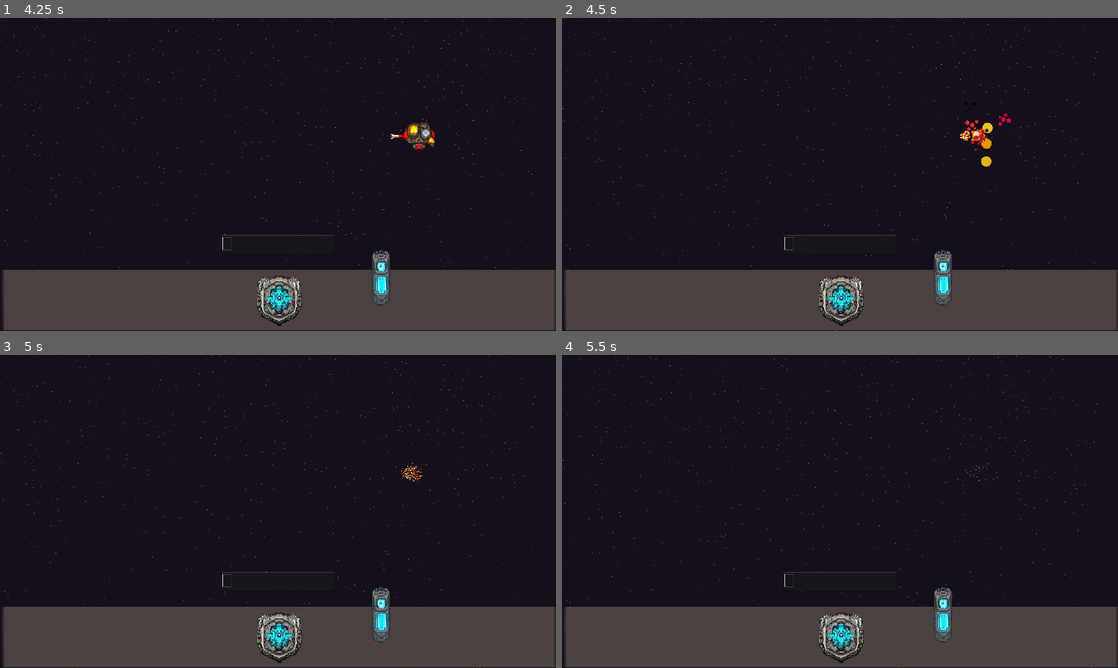
Above: before the commit, frames 1-4 (two rows, left to right).
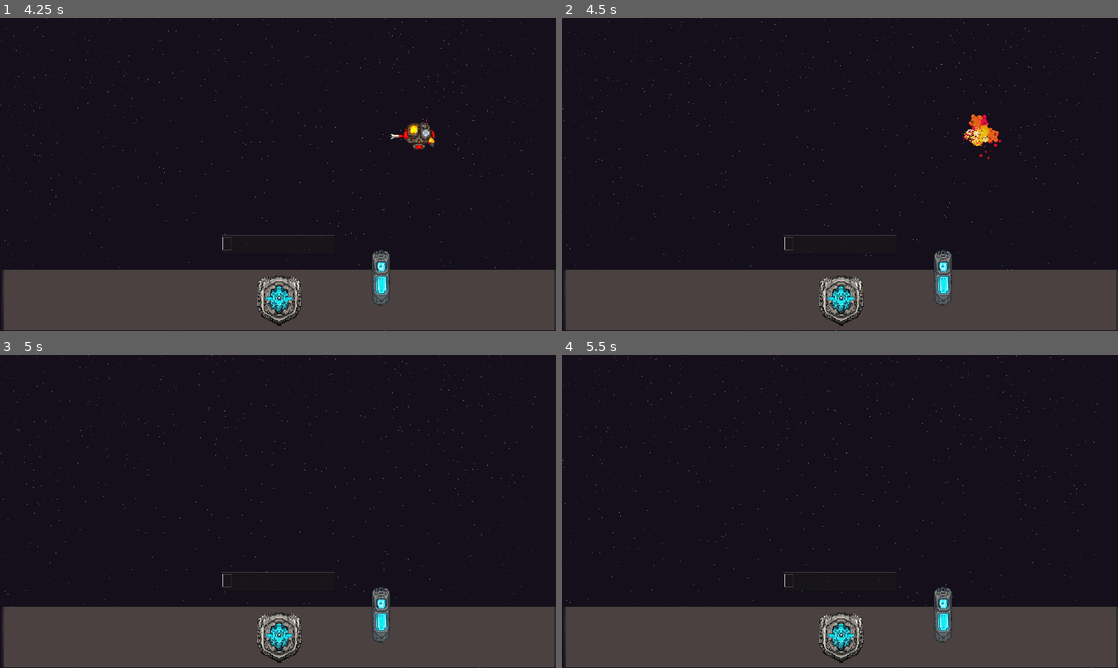
Above: after the commit, the same moments.

Repository: HephaistosForge/LinguaCaelestia
Game: Godot game, scene res://ui/main_menu/main_menu.tscn
The game is run twice, just before and just after one commit, with the same random seed, the same clock (stepped at 60 frames per second) and the same inputs.
Inputs (mouse positions are in pixels of both pictures, inside the frame that each line leads up to):
- Up to frame 1 (4.25 s): click "Play" at 0.5 s; click (278, 243) at 1.27 s; type "bibliothek" at 1.35 s
- Up to frame 2 (4.5 s): no input
- Up to frame 3 (5 s): no input
- Up to frame 4 (5.5 s): no input

Frame 1 is identical in both runs. In frame 2, 0.6% of the frame differs, in the area x 71-81%, y 26-48%; in frame 3, less than 0.1%; in frame 4, less than 0.1%.

Commit message:
Fix shiels intercepting rockets

Diff:
--- a/entities/enemies/ship.gd
+++ b/entities/enemies/ship.gd
@@ -23,6 +23,7 @@
 	$TypedLabel.connect("correctly_typed", _on_typed_label)
 	if is_instance_valid(mothership):
 		projectile_targets = mothership.get_projectile_targets()
+	$TypedLabel.set_color(language.color)
 
 func reduce_hp(by):
 	hp -= by
@@ -43,7 +44,8 @@
 			rocket.accel = accel
 			rocket.max_speed = max_speed
 			rocket.seek = target
-			rocket.rotation_speed = 0.2
+			rocket.rotation_speed = 1
+			rocket.language = language
 			add_sibling(rocket)
 			rocket.global_position = child.global_position
 			if is_instance_valid(mothership):
--- a/entities/mothership/Shield.gd
+++ b/entities/mothership/Shield.gd
@@ -5,6 +5,10 @@
 
 func _ready() -> void:
 	$Sprite2D.modulate = color
+	var initial_scale = scale
+	self.scale = Vector2.ZERO
+	create_tween().tween_property(self, "scale", initial_scale, 0.3) \
+		.set_ease(Tween.EASE_IN_OUT).set_trans(Tween.TRANS_EXPO)
 
 
 func _on_timer_timeout() -> void:
--- a/entities/mothership/shield.tscn
+++ b/entities/mothership/shield.tscn
@@ -10,7 +10,7 @@
 [sub_resource type="CircleShape2D" id="CircleShape2D_3wbjr"]
 radius = 54.0
 
-[node name="Shield" type="Node2D"]
+[node name="Shield" type="Node2D" groups=["shield"]]
 scale = Vector2(3, 3)
 script = ExtResource("1_c6qsf")
 
@@ -18,7 +18,7 @@
 material = SubResource("ShaderMaterial_ht3lm")
 texture = ExtResource("3_ntueu")
 
-[node name="Area2D" type="Area2D" parent="."]
+[node name="Area2D" type="Area2D" parent="." groups=["shield"]]
 collision_layer = 8
 collision_mask = 4
 
--- a/entities/projectile/rocket/rocket.gd
+++ b/entities/projectile/rocket/rocket.gd
@@ -7,6 +7,7 @@
 @export var accel = 200
 @export var damage = 100
 
+var language = Lang.ENGLISH
 
 var explosion_scene = preload("res://vfx/explosion/explosion.tscn")
 
@@ -17,7 +18,7 @@
 func set_as_enemy_rocket():
 	direction = Vector2(0, 1)
 	rotate(PI)
-	collision_mask = 1
+	collision_mask = 1 + 8
 
 func _physics_process(delta):
 	if not is_instance_valid(seek):
@@ -38,12 +39,21 @@
 		return true
 	return is_same_or_parent_of(parent, child.get_parent())
 
+func destroy():
+	var explosion = explosion_scene.instantiate()
+	explosion.set_dir(direction)
+	explosion.position = position
+	add_sibling(explosion)
+	destroyed.emit(self)
+	queue_free()
+
 func _on_area_entered(area):
+	if area.is_in_group("shield"):
+		print(area)
+		if area.get_parent().language.language == language.language:
+			destroy()
+			return
 	if is_same_or_parent_of(area, seek):
 		area.reduce_hp(damage)
-		var explosion = explosion_scene.instantiate()
-		explosion.set_dir(direction)
-		explosion.position = position
-		add_sibling(explosion)
-		destroyed.emit(self)
-		queue_free()
+		destroy()
+		return
--- a/entities/projectile/rocket/rocket.tscn
+++ b/entities/projectile/rocket/rocket.tscn
@@ -16,7 +16,7 @@
 
 [node name="Rocket" type="Area2D"]
 collision_layer = 4
-collision_mask = 2
+collision_mask = 10
 script = ExtResource("1_cnoo4")
 
 [node name="CPUParticles2D" type="CPUParticles2D" parent="."]
--- a/vfx/explosion/explosion.gd
+++ b/vfx/explosion/explosion.gd
@@ -6,3 +6,7 @@
 
 func set_dir(vector):
 	$Particles.direction = vector
+
+
+func _on_particles_finished():
+	queue_free()
--- a/vfx/explosion/explosion.tscn
+++ b/vfx/explosion/explosion.tscn
@@ -35,6 +35,7 @@
 amount = 300
 lifetime = 2.0
 one_shot = true
+speed_scale = 2.0
 explosiveness = 0.97
 randomness = 1.0
 lifetime_randomness = 0.3
@@ -44,7 +45,7 @@
 spread = 30.0
 gravity = Vector2(0, 0)
 initial_velocity_min = 30.0
-initial_velocity_max = 100.0
+initial_velocity_max = 158.21
 linear_accel_min = -30.0
 linear_accel_curve = SubResource("Curve_0n5nu")
 radial_accel_max = 25.0
@@ -56,3 +57,5 @@
 scale_amount_max = 5.0
 scale_amount_curve = SubResource("Curve_hqoom")
 color_initial_ramp = SubResource("Gradient_6ya0x")
+
+[connection signal="finished" from="Particles" to="." method="_on_particles_finished"]
--- a/vfx/explosion/ship_explosion.gd
+++ b/vfx/explosion/ship_explosion.gd
@@ -4,3 +4,7 @@
 # Called when the node enters the scene tree for the first time.
 func _ready():
 	$Particles.emitting = true
+
+
+func _on_particles_finished():
+	queue_free()
--- a/vfx/explosion/ship_explosion.tscn
+++ b/vfx/explosion/ship_explosion.tscn
@@ -15,32 +15,29 @@
 metadata/_snap_enabled = true
 metadata/_snap_count = 35
 
-[sub_resource type="GradientTexture1D" id="GradientTexture1D_k5s1r"]
-gradient = SubResource("Gradient_5cwy0")
+[node name="ShipExplosion" type="Node2D"]
+script = ExtResource("1_rlscr")
 
-[sub_resource type="ParticleProcessMaterial" id="ParticleProcessMaterial_4oijl"]
-particle_flag_disable_z = true
+[node name="Particles" type="CPUParticles2D" parent="."]
+material = SubResource("CanvasItemMaterial_ibvh2")
+emitting = false
+amount = 50
+lifetime = 2.0
+one_shot = true
+speed_scale = 2.0
+explosiveness = 0.67
+randomness = 0.31
+fixed_fps = 60
+draw_order = 1
+texture = ExtResource("1_ducyw")
 emission_shape = 1
-emission_sphere_radius = 120.0
+emission_sphere_radius = 60.0
+gravity = Vector2(0, 0)
 angle_max = 720.0
-gravity = Vector3(0, 0, 0)
-scale_min = 2.2
-scale_max = 2.2
-color_ramp = SubResource("GradientTexture1D_k5s1r")
+scale_amount_min = 2.2
+scale_amount_max = 2.2
+color_ramp = SubResource("Gradient_5cwy0")
 anim_speed_min = 5.0
 anim_speed_max = 7.0
 
-[node name="ShipExplosion" type="Node2D"]
-script = ExtResource("1_rlscr")
-
-[node name="Particles" type="GPUParticles2D" parent="."]
-material = SubResource("CanvasItemMaterial_ibvh2")
-emitting = false
-amount = 50
-process_material = SubResource("ParticleProcessMaterial_4oijl")
-texture = ExtResource("1_ducyw")
-lifetime = 2.0
-one_shot = true
-speed_scale = 2.0
-explosiveness = 0.41
-randomness = 0.31
+[connection signal="finished" from="Particles" to="." method="_on_particles_finished"]
Not shown: 1 places in vfx/explosion/ship_explosion.tscn that only renumber resources
